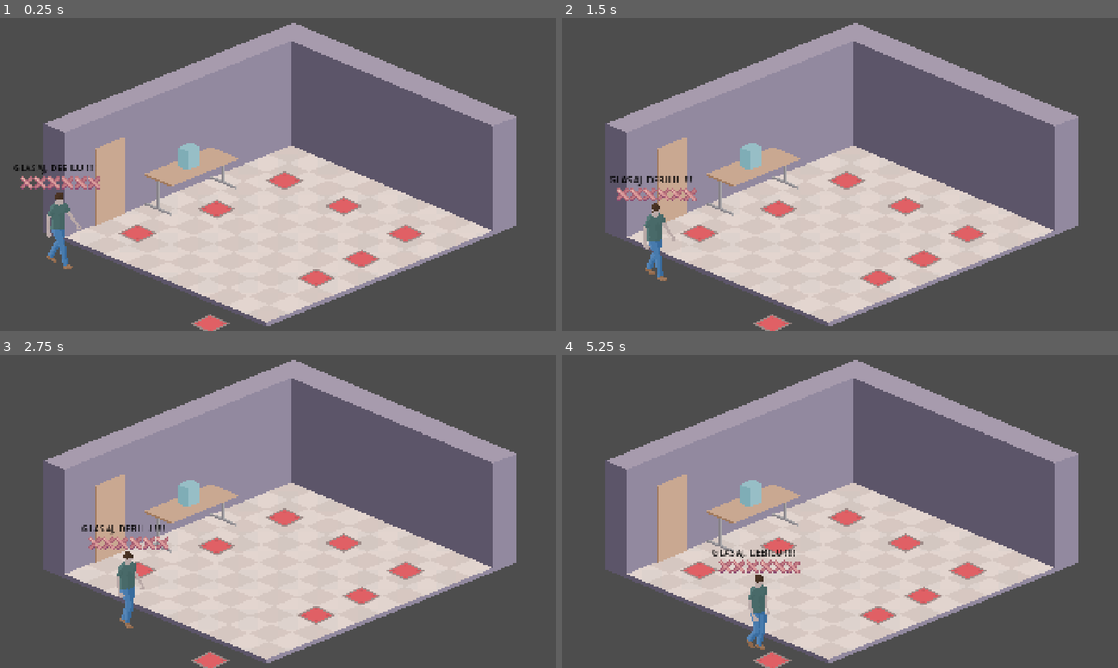
Above: before the commit, frames 1-4 (two rows, left to right).
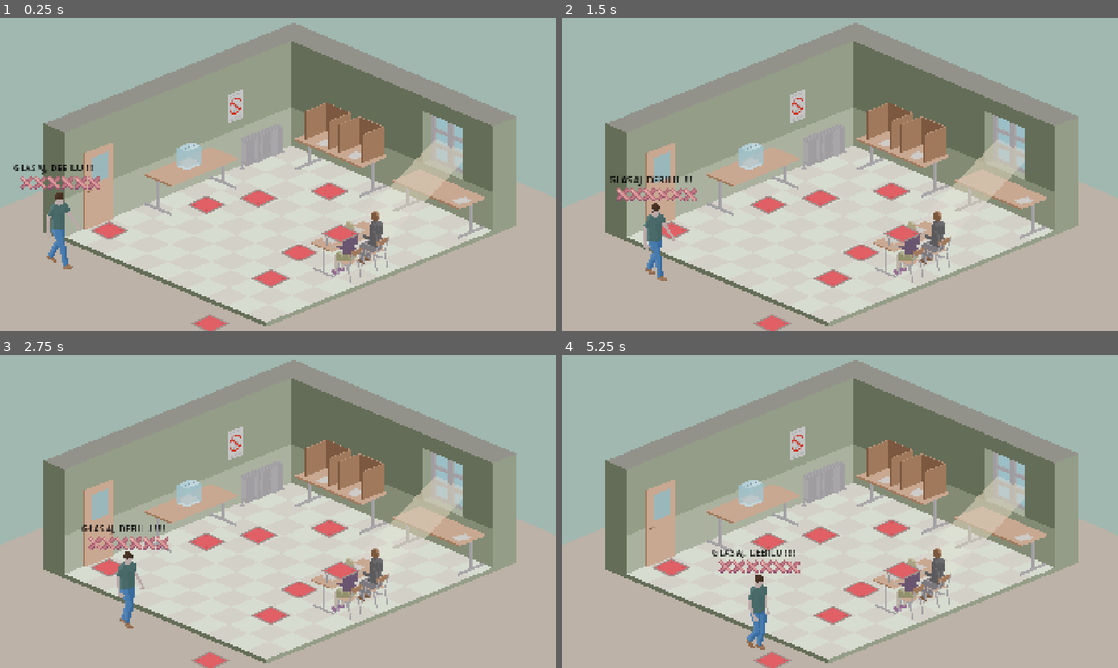
Above: after the commit, the same moments.

Repository: kreativna-blokada/blokadna-glasalica
Game: Godot game, scene res://!project/build/design/scenes/playground.tscn
The game is run twice, just before and just after one commit, with the same random seed, the same clock (stepped at 60 frames per second) and the same inputs.
Inputs:
- Up to frame 1 (0.25 s): no input
- Up to frame 2 (1.5 s): tap Enter (ui_accept) at 0.5, 0.77 s; hold Right (ui_right) from 0.53 s (still down)
- Up to frame 3 (2.75 s): tap Enter (ui_accept) at 1.52 s; release Right (ui_right) at 2.03 s; hold Left (ui_left) from 2.03 s (still down)
- Up to frame 4 (5.25 s): release Left (ui_left) at 2.78 s; hold Right (ui_right) 2.78-4.28 s; tap Enter (ui_accept) at 3.02, 3.77, 4.52 s; hold Left (ui_left) 4.28-5.03 s; hold Right (ui_right) from 5.03 s (still down)

The runs differ from the first frame. In frame 1, 63% of the frame differs, in the area x 0-100%, y 0-100%; in frame 2, 63%; in frame 3, 63%; in frame 4, 63%.

Commit message:
updated playground

Diff:
--- a/!project/build/design/scenes/playground.tscn
+++ b/!project/build/design/scenes/playground.tscn
@@ -1,7 +1,7 @@
 [gd_scene format=3 uid="uid://fqi4sbecij1g"]
 
 [ext_resource type="Script" uid="uid://bbqbi7b7sbxcg" path="res://!project/build/design/scenes/playground.gd" id="1_0lvdn"]
-[ext_resource type="Texture2D" uid="uid://dtq2mbiupcaix" path="res://!project/assets/art/room.png" id="1_t50mg"]
+[ext_resource type="Texture2D" uid="uid://b4fm0fd51qqem" path="res://!project/assets/art/room2.png" id="2_0lvdn"]
 [ext_resource type="PackedScene" uid="uid://dr4n6i0f64c0h" path="res://!project/build/design/scenes/actors/voter.tscn" id="2_15nu1"]
 [ext_resource type="PackedScene" uid="uid://dn4isvcgxdmwk" path="res://!project/build/design/scenes/actors/voting_stop.tscn" id="4_0lvdn"]
 
@@ -11,7 +11,7 @@
 [node name="Room" type="Sprite2D" parent="." unique_id=1647902958]
 position = Vector2(960, 540)
 scale = Vector2(1.5, 1.5)
-texture = ExtResource("1_t50mg")
+texture = ExtResource("2_0lvdn")
 
 [node name="VotingStops" type="Node2D" parent="." unique_id=1004715077]
 
@@ -19,25 +19,25 @@
 position = Vector2(726, 1055)
 
 [node name="Check" parent="VotingStops" unique_id=154735745 instance=ExtResource("4_0lvdn")]
-position = Vector2(1092, 898)
+position = Vector2(936, 899)
 
 [node name="Spray" parent="VotingStops" unique_id=2039787629 instance=ExtResource("4_0lvdn")]
-position = Vector2(1249, 832)
+position = Vector2(1034, 810)
 
 [node name="ID" parent="VotingStops" unique_id=21093571 instance=ExtResource("4_0lvdn")]
-position = Vector2(1401, 745)
+position = Vector2(1177, 744)
 
 [node name="Ballot" parent="VotingStops" unique_id=561221041 instance=ExtResource("4_0lvdn")]
-position = Vector2(1187, 649)
+position = Vector2(1138, 598)
 
 [node name="Booth" parent="VotingStops" unique_id=816603679 instance=ExtResource("4_0lvdn")]
-position = Vector2(983, 561)
+position = Vector2(893, 622)
 
 [node name="Box" parent="VotingStops" unique_id=25472905 instance=ExtResource("4_0lvdn")]
-position = Vector2(748, 660)
+position = Vector2(714, 645)
 
 [node name="Exit" parent="VotingStops" unique_id=1412793287 instance=ExtResource("4_0lvdn")]
-position = Vector2(475, 743)
+position = Vector2(377, 734)
 
 [node name="Out" parent="VotingStops" unique_id=118482608 instance=ExtResource("4_0lvdn")]
 position = Vector2(-228, 354)
Not shown, added: !project/assets/art/room2.png.import
